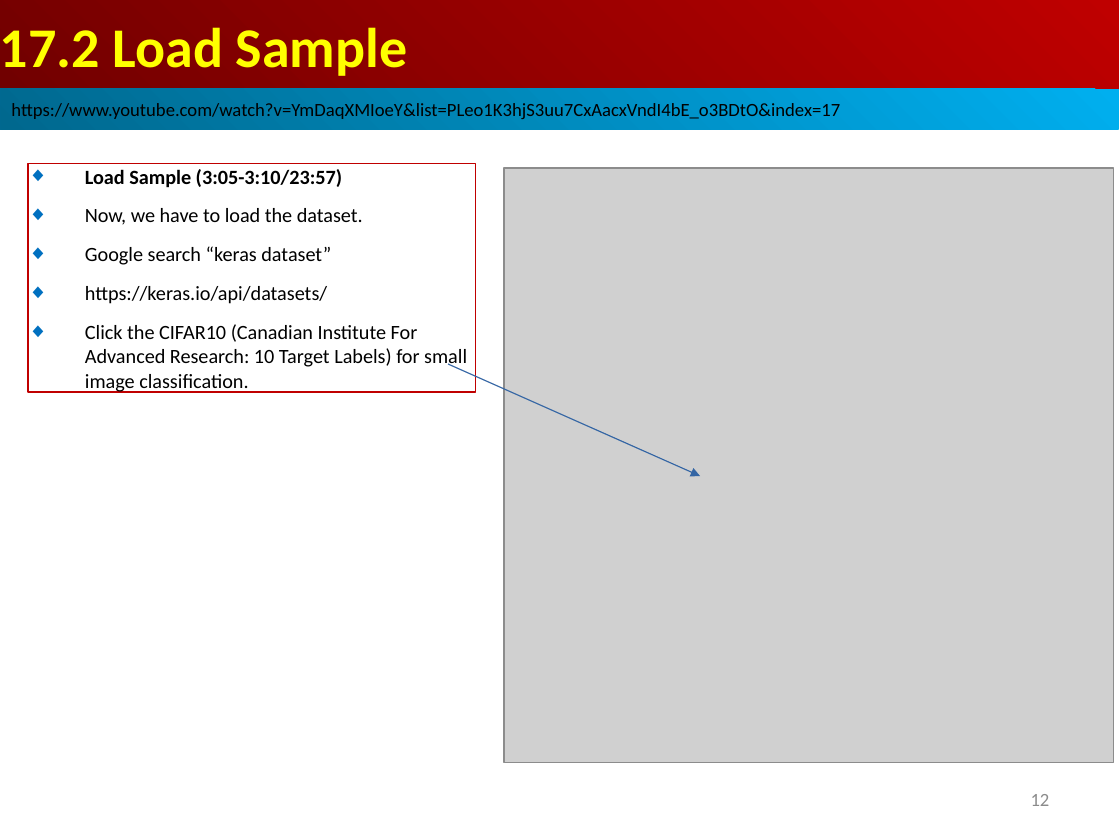
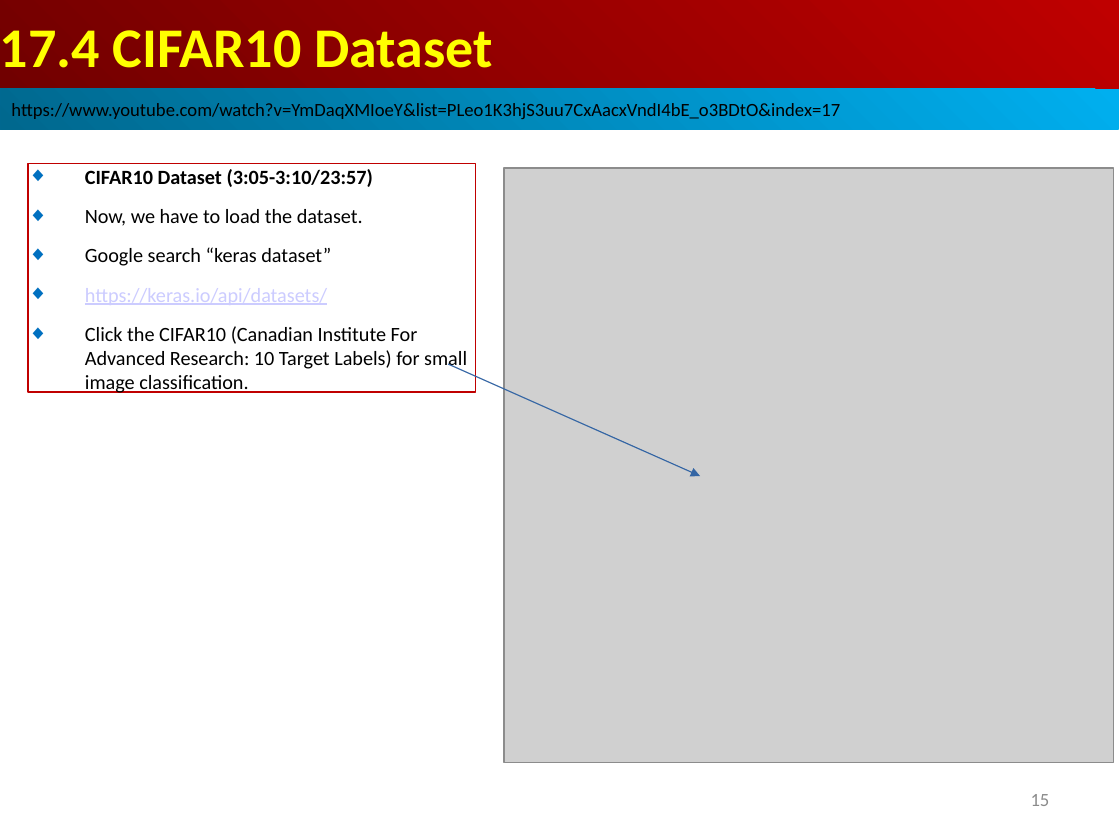
Before and after one commit to peterhchen/AIU_CS512_DL, a slide deck: slide 15 of 000_Lecture_Project/week07/01_Lecture/17_BM.ppt (slide 12 before the commit). Drawn at 1120x840 pixels with LibreOffice and Linux fonts; fonts in the diff are those of the drawing; grey boxes stand for pictures. Boxes give left, top, right and bottom in pixels: in the first picture for what was removed or moved away, otherwise in the second. Text is boxed around its words. In the diff, an @@ line names an element or a change of style, - is before the commit and + after.

```diff
--- a/000_Lecture_Project/week07/01_Lecture/17_BM.ppt
+++ b/000_Lecture_Project/week07/01_Lecture/17_BM.ppt
@@ text in rectangle at (0,30,492,68): text changed @@
-17.2 Load Sample
+17.4 CIFAR10 Dataset
@@ text in rectangle at (85,169,373,187): text changed @@
-◆ Load Sample (3:05-3:10/23:57)
+◆ CIFAR10 Dataset (3:05-3:10/23:57)
@@ text in rectangle at (85,209,467,393): text colour #000000 to #CCCCFF, underline on in "https://keras.io/api/datasets/" @@
@@ page number at (1031,794,1050,806): text changed @@
-12
+15
```
Also in this commit, not shown: 31 other slides changed, 4 slides added.
